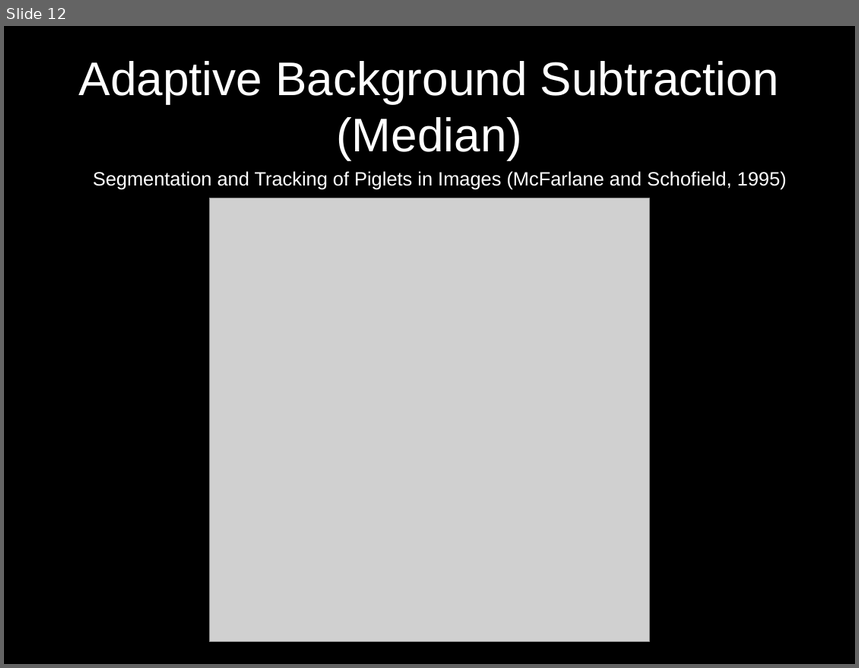
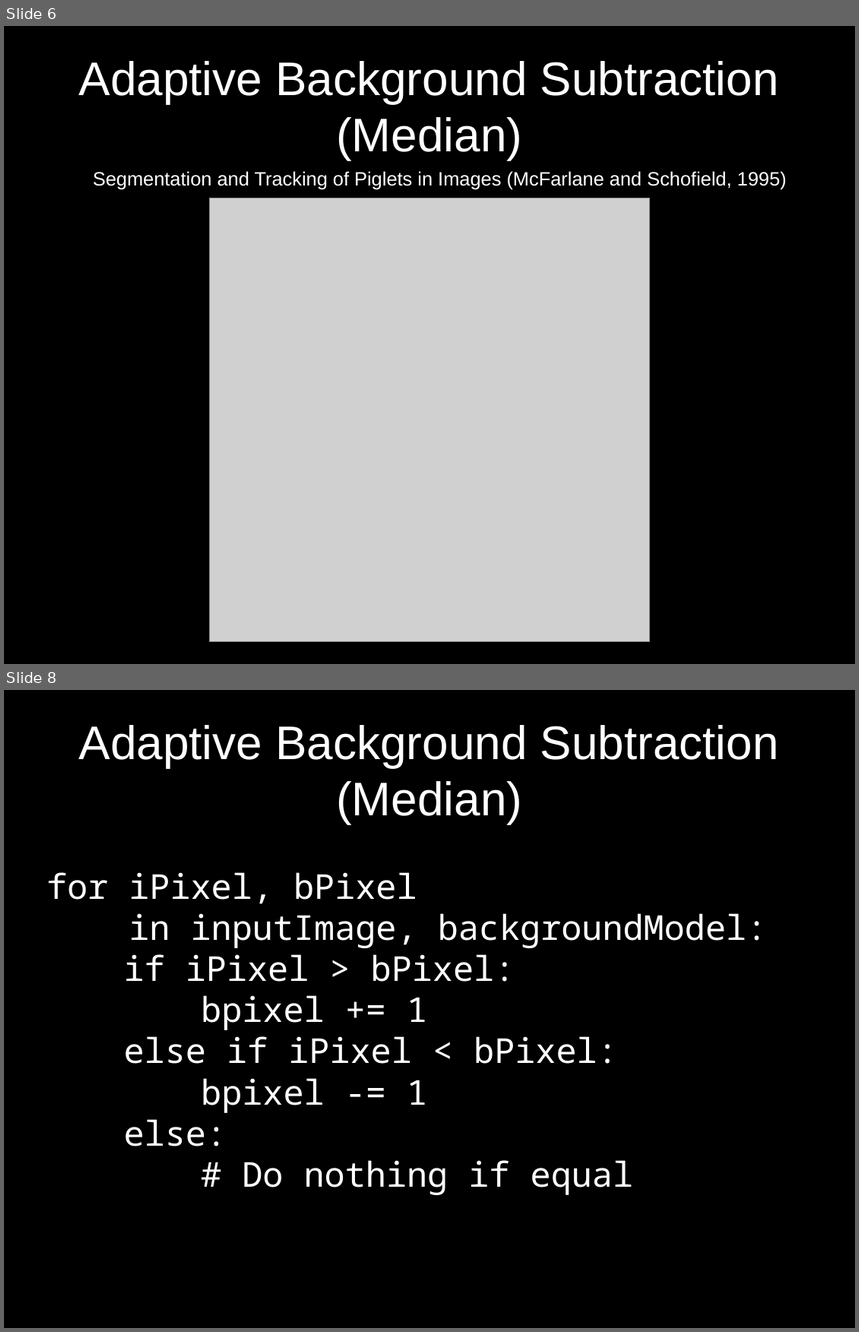
Before and after one commit to d28b/swistrack, a slide deck: Doc/tutorial.stefie10.06.2009/tutorialSlides.odp. Shown one above the other, each under a label of ours: slide 12 before the commit, slides 6 and 8 after it; the slides between them are not shown. The pictures are 859x668 and 859x1332 pixels, drawn with LibreOffice and Linux fonts; fonts in the diff are those of the drawing; grey boxes stand for pictures. Boxes give left, top, right and bottom in pixels: in the first picture for what was removed or moved away, otherwise in the second. Text is boxed around its words. In the diff, an @@ line names an element or a change of style, - is before the commit and + after.

```diff
--- a/Doc/tutorial.stefie10.06.2009/tutorialSlides.odp
+++ b/Doc/tutorial.stefie10.06.2009/tutorialSlides.odp
@@ slide 8 added at (4,690,855,1328), background #000000 @@
@@ title added at (79,725,779,825), 44 pt, text #FFFFFF @@
+Adaptive Background Subtraction (Median)
@@ subtitle added at (47,872,768,1195), 32 pt, text #FFFFFF @@
+for iPixel, bPixel
+in inputImage, backgroundModel:
+if iPixel > bPixel:
+bpixel += 1
+else if iPixel < bPixel:
+bpixel -= 1
+else:
+# Do nothing if equal
@@ what was slide 12 is now slide 6 @@
```
Also in this commit, not shown: 11 slides changed, 11 other slides added, 8 slides removed, 7 other files.
